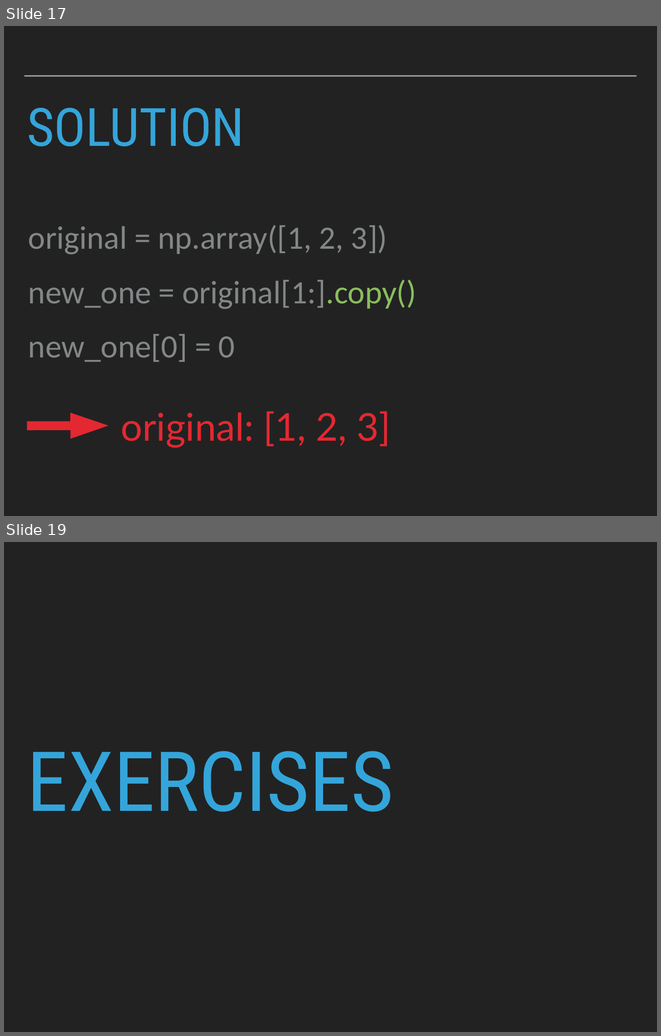
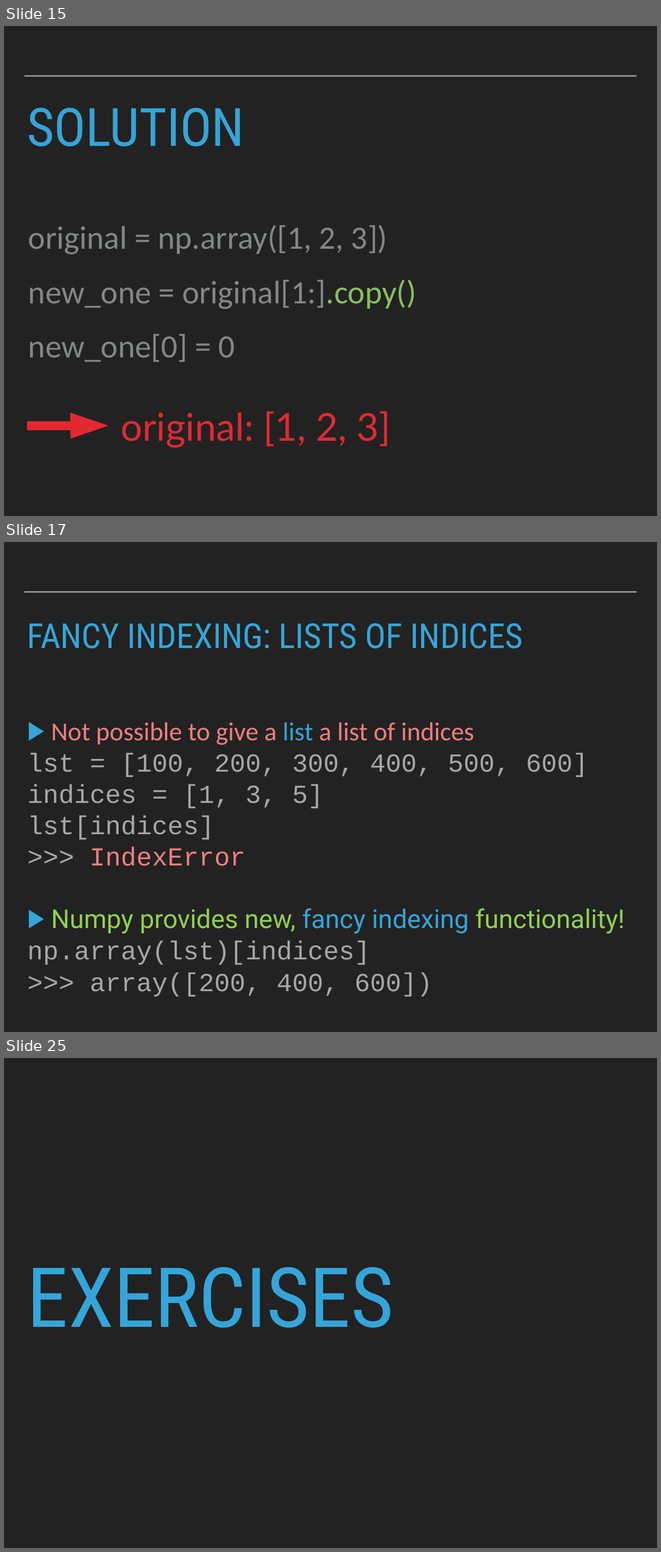
Before and after one commit to patricks1/python-for-data-science, a slide deck: Session05/Session5_Slides.pptx. Shown one above the other, each under a label of ours: slides 17 and 19 before the commit, slides 15, 17 and 25 after it; the slides between them are not shown. The pictures are 661x1036 and 661x1552 pixels, drawn with LibreOffice and Linux fonts; fonts in the diff are those of the drawing. Boxes give left, top, right and bottom in pixels: in the first picture for what was removed or moved away, otherwise in the second. Text is boxed around its words. In the diff, an @@ line names an element or a change of style, - is before the commit and + after.

Commit message:
updated session 5 material for a better overview of indexing and views

```diff
--- a/Session05/Session5_Slides.pptx
+++ b/Session05/Session5_Slides.pptx
@@ slide 17 added at box(4, 542, 657, 1032), background #222222; not listed: 1 template element that a slide beside it also shows @@
@@ title added at box(27, 623, 523, 649), 54 pt, text #34A5DA @@
+FANCY INDEXING: LISTS OF INDICES
@@ text added at box(27, 722, 625, 996), 40.7 pt, text #A7A7A7 @@
+▶ Not possible to give a list a list of indices
+lst = [100, 200, 300, 400, 500, 600]
+indices = [1, 3, 5]
+lst[indices]
+>>> IndexError
+▶ Numpy provides new, fancy indexing functionality!
+np.array(lst)[indices]
+>>> array([200, 400, 600])
@@ what was slide 17 is now slide 15 @@
@@ what was slide 19 is now slide 25 @@
```
Also in this commit, not shown: 4 slides changed, 13 other slides added, 5 slides removed, 2 other files.
